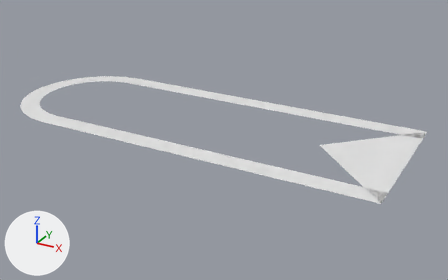
One commit to the OBJ model Assets/Models/AnswerHighlightLong.obj: the scene before it, then after it.
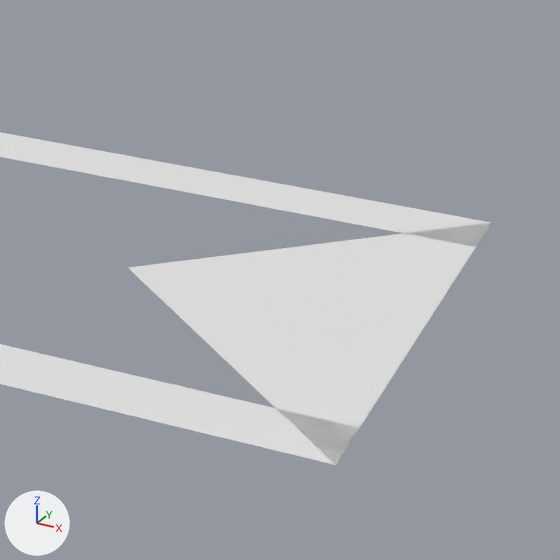
Old and new are each drawn whole from a camera (50 mm lens) standing at (0.2171, -0.2489, 0.1165) and looking at (0.0786, 0.0028, -0.0094) and again close up on the part from 63% to 100% of the width and 23% to 83% of the height. Arrows for +X, +Y and +Z are at lower left; the lights stay in place. Where no turn or scale is listed for an object, it has been applied to the vertices.

Objects in the first close-up: 'AnswerHighlightLong'.
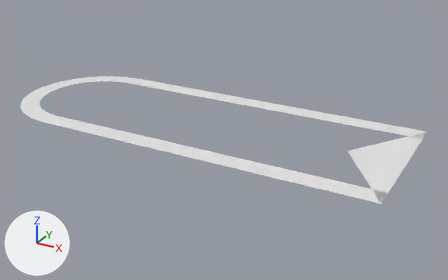
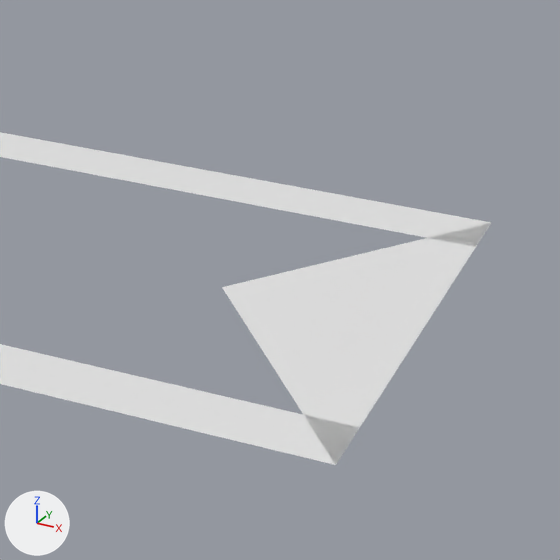
Where the change shows, as pixel boxes (x1, y1, x2, y2) in the close-ups (560 x 560 px; the box of a moved part takes in the faces that stretch with it):
part 1 of me_answerhighlightlong, moved or reshaped: before (128, 223, 485, 465); after (222, 224, 485, 465)

Diff of the bpy script that builds the scene:
```diff
--- a/Assets/Models/AnswerHighlightLong.obj.py
+++ b/Assets/Models/AnswerHighlightLong.obj.py
@@ me_answerhighlightlong @@
 me_answerhighlightlong.from_pydata(...)  # 83 vertices, 39 faces; spans x -0.04..0.17, y -0.04..0.04, z 0.0
 # used by ob_answerhighlightlong; location = (0.0, 0.0, 0.0)
-me_answerhighlightlong.vertices[82].co = (0.13, 0.0, 0.0)  # pixel (127, 267)
+# me_answerhighlightlong part 1
+me_answerhighlightlong.vertices[82].co = (0.143, 0.0, 0.0)  # pixel (221, 287)
```
